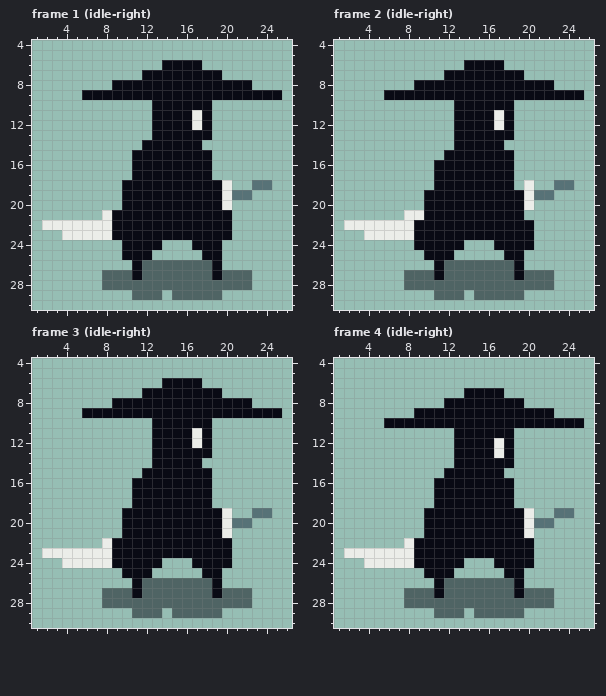
Pixel-art file -- assets/player.aseprite. Above, as it was before the edit.
32x32 pixels, 8 frames. Shown: frame 1 (idle-right): x 1..26, y 4..30; frame 2 (idle-right): x 1..26, y 4..30; frame 3 (idle-right): x 1..26, y 4..30; frame 4 (idle-right): x 1..26, y 4..30. The commit also changed other frames, which this record leaves out.
After the commit:
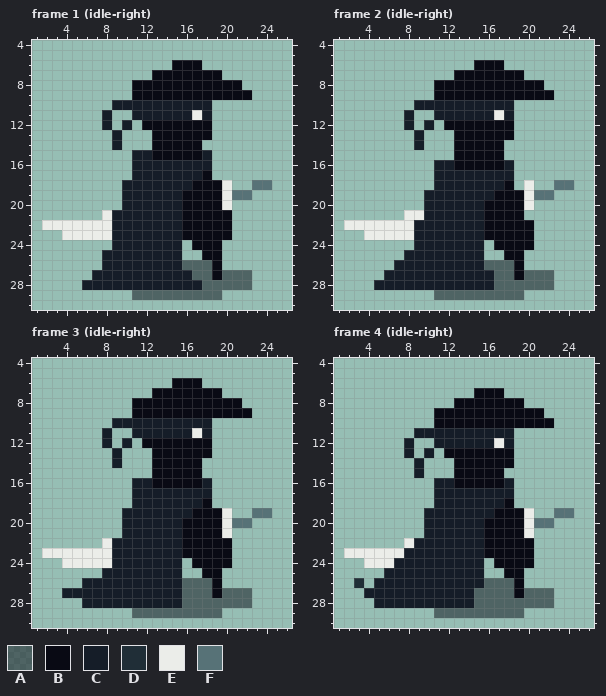
Palette (. is transparent): A #090a1480  B #090a14  C #151d28  D #202e37  E #ebede9  F #577277
Edits made:
layer "cloak" added
layer "headband" added
Frame 1 (idle-right):
y 6: x 14 B -> .
y 7: x 12 B -> .
y 8: x 9..10 BB -> ..; x 22 B -> .
y 9: x 6..10 BBBBB -> .....; x 23..25 BBB -> ...
y 10: x 9..18 ....BBBBBB -> CCCCCCCCCC
y 11: x 8 . -> C; x 11..16 ..BBBB -> CCCCCC; x 18 B -> C
y 12: x 8 . -> C; x 10 . -> C; x 12 . -> B; x 17 E -> B
y 13: x 9 . -> C
y 14: x 9 . -> C; x 12 B -> .
y 15: x 11..12 BB -> CC; x 18 B -> C
y 16: x 11..18 BBBBBBBB -> CCCCCCCC
y 17: x 11..17 BBBBBBB -> CCCCCCC
y 18: x 10..16 BBBBBBB -> CCCCCCC
y 19..20: x 10..15 BBBBBB -> CCCCCC
y 21..23: x 9..15 BBBBBBB -> CCCCCCC
y 24: x 9..15 .BBBB.. -> CCCCCCC
y 25: x 8..15 ..BBB... -> CCCCCCCC
y 26: x 8..15 ...BAAAA -> CCCCCCCC
y 27: x 7..16 .AAABAAAAA -> CCCCCCCCCC
y 28: x 6..17 ..AAAAAAAAAA -> CCCCCCCCCCCC
y 29: x 14 . -> A
Frame 2 (idle-right):
y 6: x 14 B -> .
y 7: x 12 B -> .
y 8: x 9..10 BB -> ..; x 22 B -> .
y 9: x 6..10 BBBBB -> .....; x 23..25 BBB -> ...
y 10: x 9..18 ....BBBBBB -> CCCCCCCCCC
y 11: x 8 . -> C; x 11..16 ..BBBB -> CCCCCC; x 18 B -> C
y 12: x 8 . -> C; x 10 . -> C; x 12 . -> B; x 17 E -> B
y 13..14: x 9 . -> C
y 15: x 12 B -> .; x 18 B -> .
y 16: x 11..12 BB -> CC; x 18 B -> C
y 17: x 11..18 BBBBBBBB -> CCCCCCCC
y 18: x 11..17 BBBBBBB -> CCCCCCC
y 19: x 10..16 BBBBBBB -> CCCCCCC
y 20..21: x 10..15 BBBBBB -> CCCCCC
y 22..23: x 9..15 BBBBBBB -> CCCCCCC
y 24: x 9..15 BBBBB.. -> CCCCCCC
y 25: x 8..15 ..BBB... -> CCCCCCCC
y 26: x 7..15 ....BAAAA -> CCCCCCCCC
y 27: x 6..16 ..AAABAAAAA -> CCCCCCCCCCC
y 28: x 5..16 ...AAAAAAAAA -> CCCCCCCCCCCC
y 29: x 14 . -> A
Frame 3 (idle-right):
y 6: x 14 B -> .
y 7: x 12 B -> .
y 8: x 9..10 BB -> ..; x 22 B -> .
y 9: x 6..10 BBBBB -> .....; x 23..25 BBB -> ...
y 10: x 9..18 ....BBBBBB -> CCCCCCCCCC
y 11: x 8 . -> C; x 11..16 ..BBBB -> CCCCCC; x 18 B -> C
y 12: x 8 . -> C; x 10 . -> C; x 12 . -> B; x 17 E -> B
y 13..14: x 9 . -> C
y 15: x 12 B -> .; x 18 B -> .
y 16: x 11..12 BB -> CC; x 18 B -> C
y 17: x 11..18 BBBBBBBB -> CCCCCCCC
y 18: x 11..17 BBBBBBB -> CCCCCCC
y 19: x 10..16 BBBBBBB -> CCCCCCC
y 20..21: x 10..15 BBBBBB -> CCCCCC
y 22..23: x 9..15 BBBBBBB -> CCCCCCC
y 24: x 9..15 BBBBB.. -> CCCCCCC
y 25: x 8..15 ..BBB... -> CCCCCCCC
y 26: x 6..15 .....BAAAA -> CCCCCCCCCC
y 27: x 4..15 ....AAABAAAA -> CCCCCCCCCCCC
y 28: x 6..15 ..AAAAAAAA -> CCCCCCCCCC
y 29: x 14 . -> A
Frame 4 (idle-right):
y 7: x 14 B -> .
y 8: x 12 B -> .
y 9: x 9..10 BB -> ..; x 22 B -> .
y 10: x 6..10 BBBBB -> .....; x 23..25 BBB -> ...
y 11: x 9..18 ....BBBBBB -> CCCCCCCCCC
y 12: x 8 . -> C; x 11..16 ..BBBB -> CCCCCC; x 18 B -> C
y 13: x 8 . -> C; x 10 . -> C; x 12 . -> B; x 17 E -> B
y 14: x 9 . -> C
y 15: x 9 . -> C; x 12 B -> .
y 16: x 11..12 BB -> CC; x 18 B -> C
y 17: x 11..18 BBBBBBBB -> CCCCCCCC
y 18: x 11..17 BBBBBBB -> CCCCCCC
y 19: x 10..16 BBBBBBB -> CCCCCCC
y 20..21: x 10..15 BBBBBB -> CCCCCC
y 22: x 9..15 BBBBBBB -> CCCCCCC
y 23: x 8..15 EBBBBBBB -> CCCCCCCC
y 24: x 7..15 EEBBBBB.. -> CCCCCCCCC
y 25: x 6..15 ....BBB... -> CCCCCCCCCC
y 26: x 3 . -> D; x 5..15 ......BAAAA -> CCCCCCCCCCC
y 27: x 4..14 ....AAABAAA -> CCCCCCCCCCC
y 28: x 5..14 ...AAAAAAA -> CCCCCCCCCC
y 29: x 14 . -> A
Boxes around the changes in both pictures, in picture pixels (x1, y1, x2, y2):
changed: (82, 60, 212, 300)
erased: (242, 80, 282, 100)
changed: (374, 60, 514, 300)
erased: (544, 80, 584, 100)
changed: (62, 378, 212, 618)
erased: (242, 398, 282, 418)
changed: (354, 388, 514, 618)
erased: (544, 408, 584, 428)
